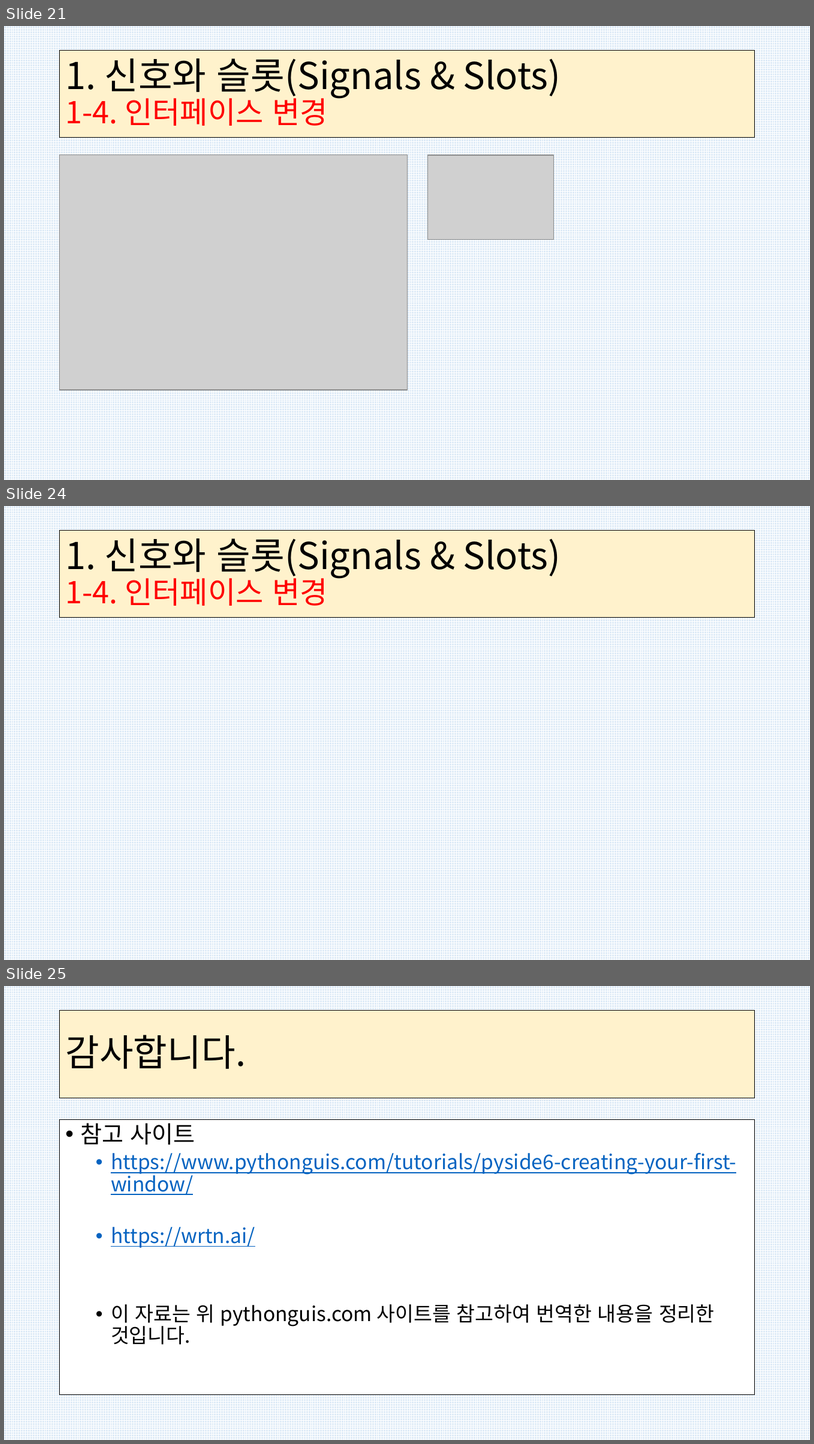
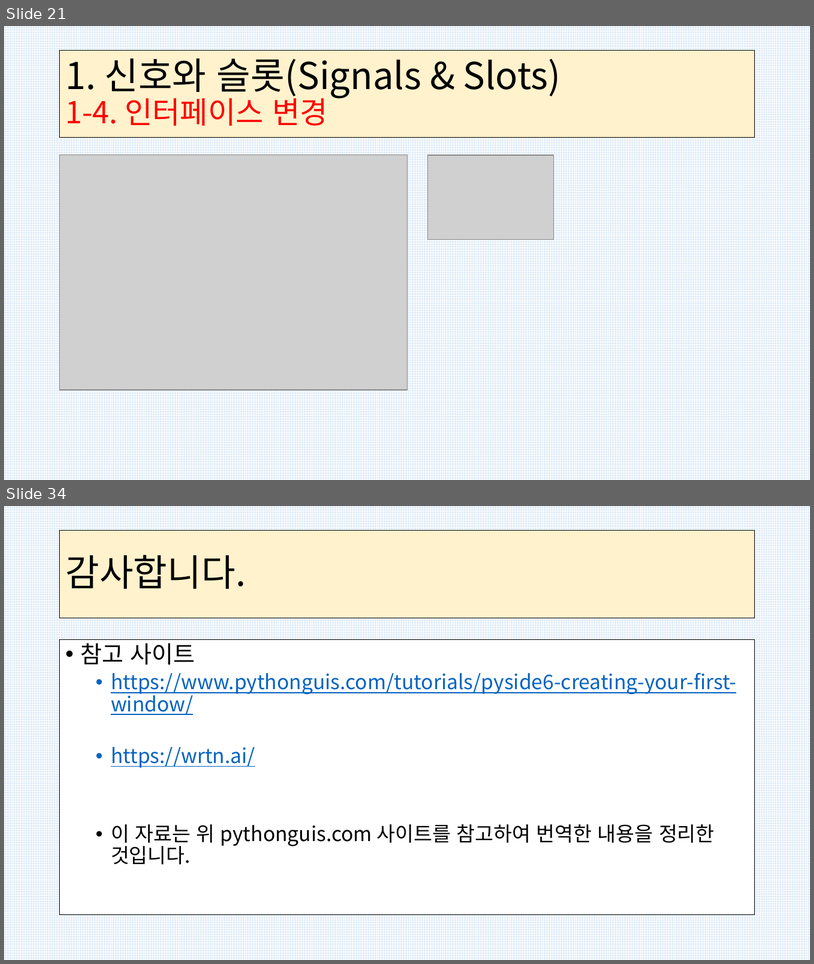
Before and after one commit to kig2929kig/PySide6, a slide deck: PySide-2.pptx. Shown one above the other, each under a label of ours: slides 21, 24 and 25 before the commit, slides 21 and 34 after it; the slides between them are not shown. The pictures are 814x1444 and 814x964 pixels, drawn with LibreOffice and Linux fonts; fonts in the diff are those of the drawing; grey boxes stand for pictures. Boxes give left, top, right and bottom in pixels: in the first picture for what was removed or moved away, otherwise in the second. Text is boxed around its words. In the diff, an @@ line names an element or a change of style, - is before the commit and + after.

```diff
--- a/PySide-2.pptx
+++ b/PySide-2.pptx
@@ slide 24 removed at (x1=4, y1=506, x2=810, y2=960), background pattern #FFFFFF on #DEEBF7 @@
@@ title removed at (x1=60, y1=530, x2=755, y2=618) @@
-1. 신호와 슬롯(Signals & Slots)
-1-4. 인터페이스 변경
@@ what was slide 25 is now slide 34 @@
```
Also in this commit, not shown: 2 slides changed, 10 slides added.
